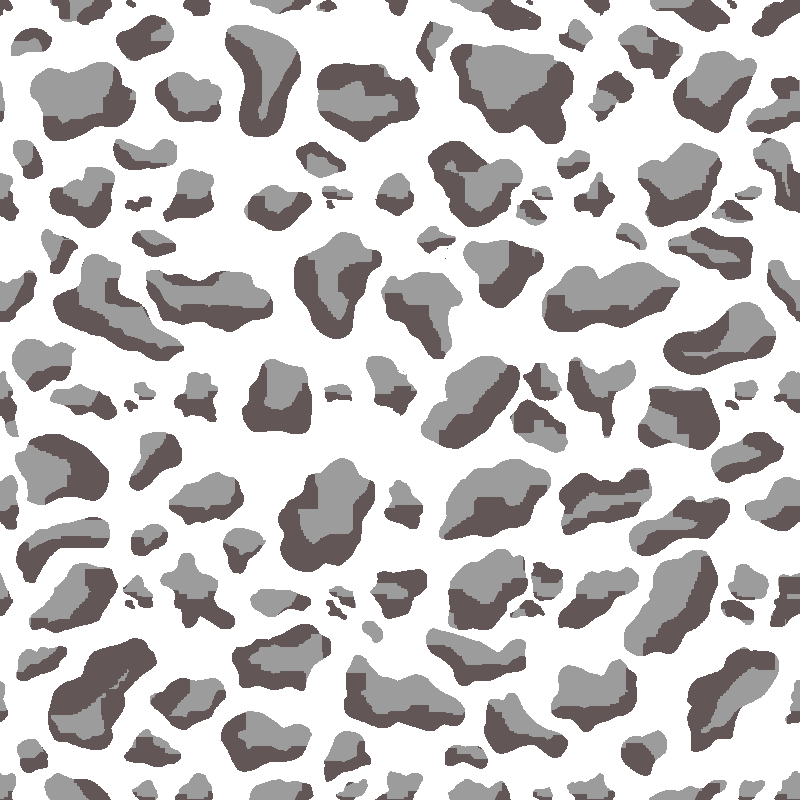
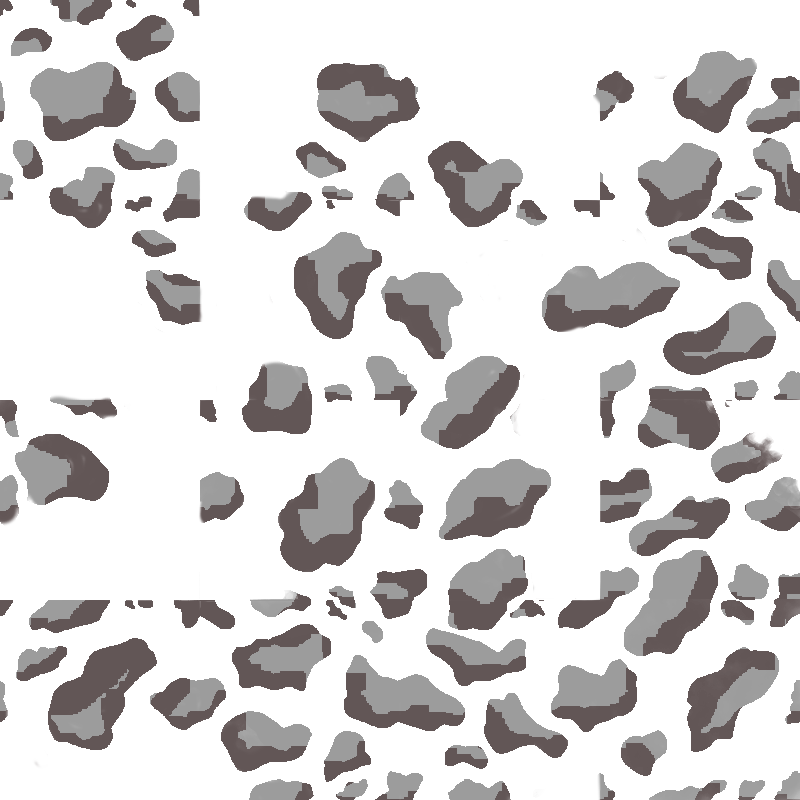
Layered file, before and after one edit (w=800, h=800). Changes by layer:
added layer "Visible" above "color palette" over left=0, top=0, right=800, bottom=800
hid "varjud" over left=1, top=0, right=800, bottom=800
hid "asteroidid" over left=0, top=0, right=800, bottom=800
